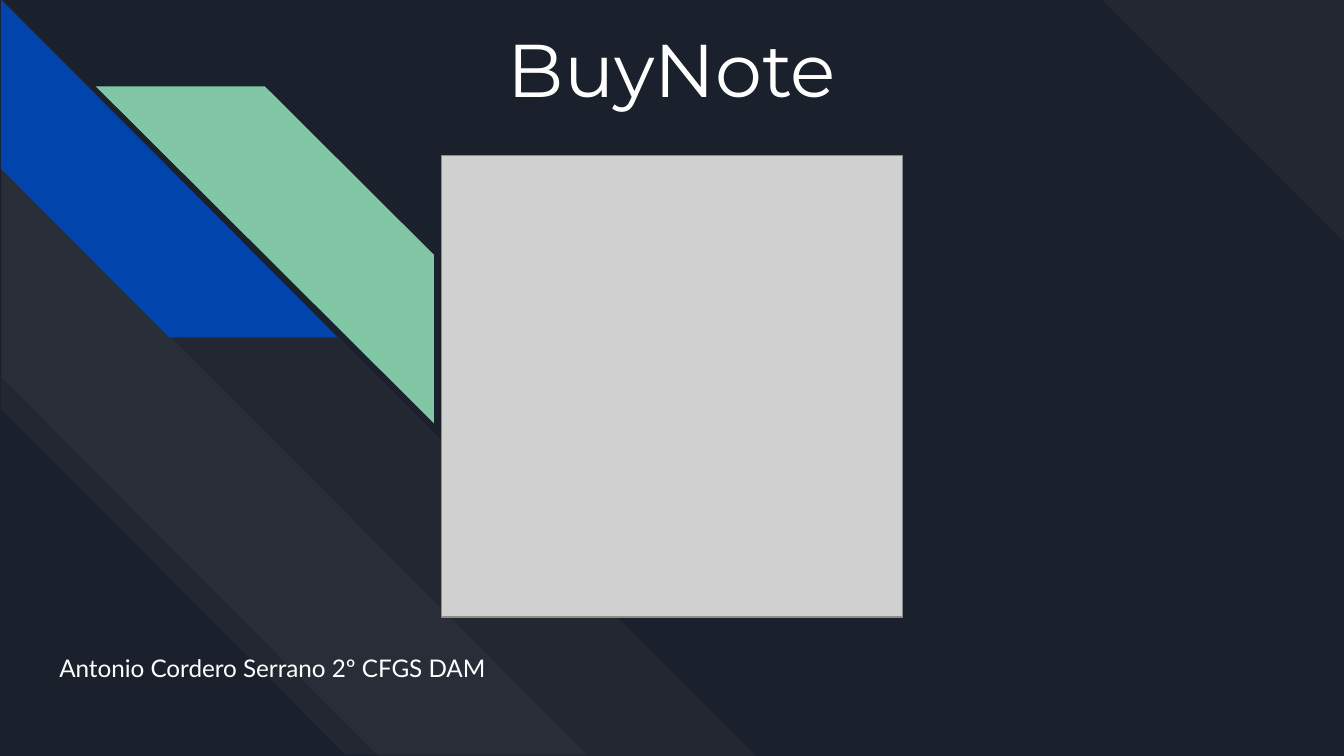
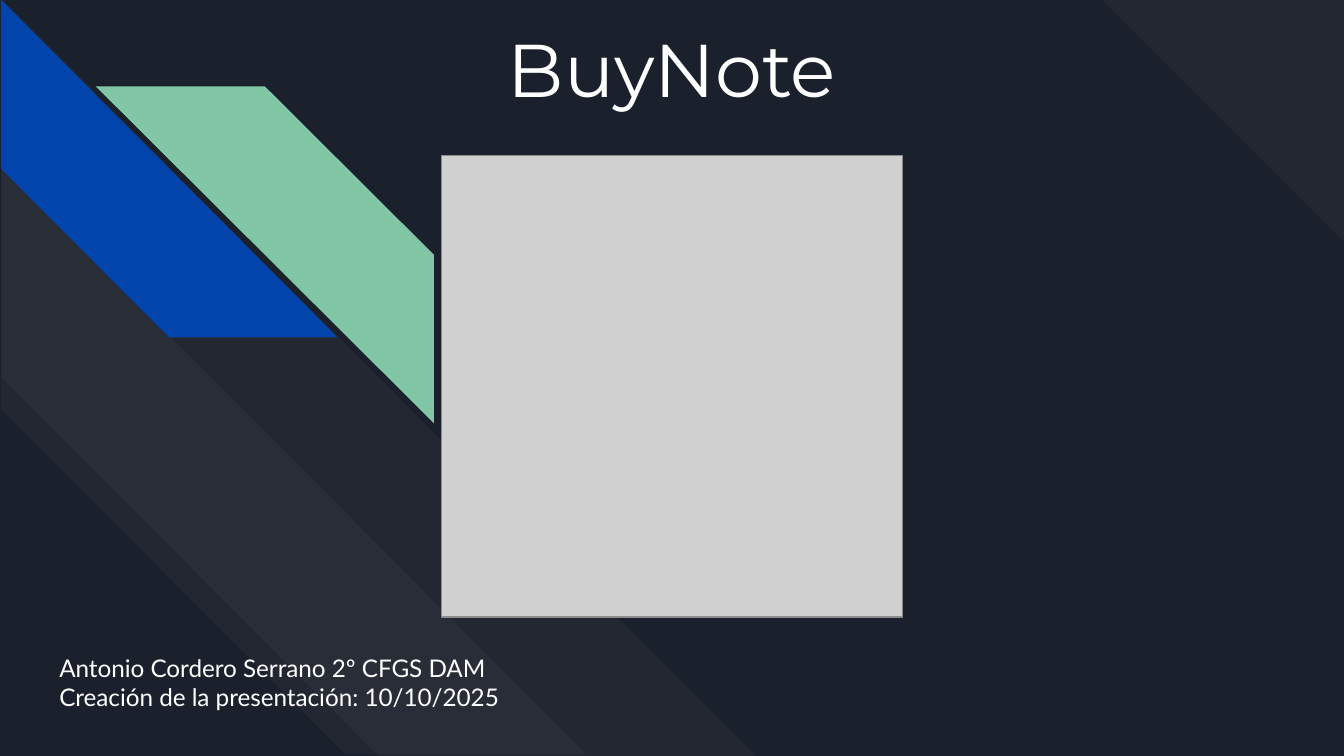
Before and after one commit to Antoniocorser/TFG-Antonio-Cordero, a slide deck: slide 1 of BuyNote.pptx. Drawn at 1344x756 pixels with LibreOffice and Linux fonts; fonts in the diff are those of the drawing; grey boxes stand for pictures. Boxes give left, top, right and bottom in pixels: in the first picture for what was removed or moved away, otherwise in the second. Text is boxed around its words. In the diff, an @@ line names an element or a change of style, - is before the commit and + after.

```diff
--- a/BuyNote.pptx
+++ b/BuyNote.pptx
@@ subtitle at (59,688,499,710): paragraph added @@
+Creación de la presentación: 10/10/2025
```
Also in this commit, not shown: 1 other slide changed, 1 slide added.
